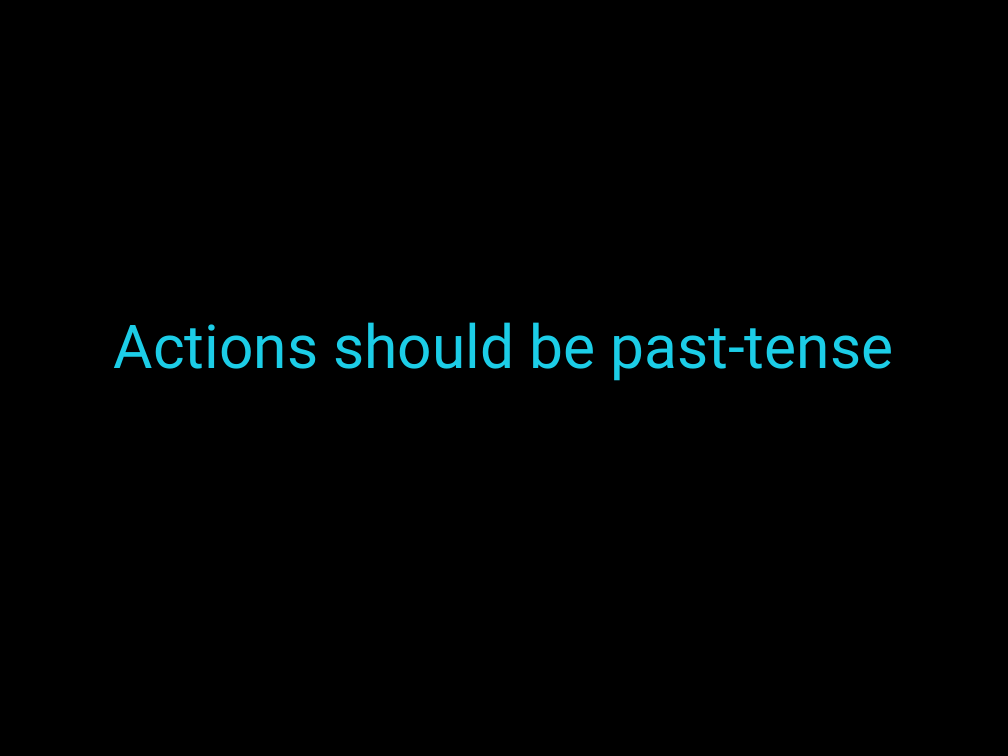
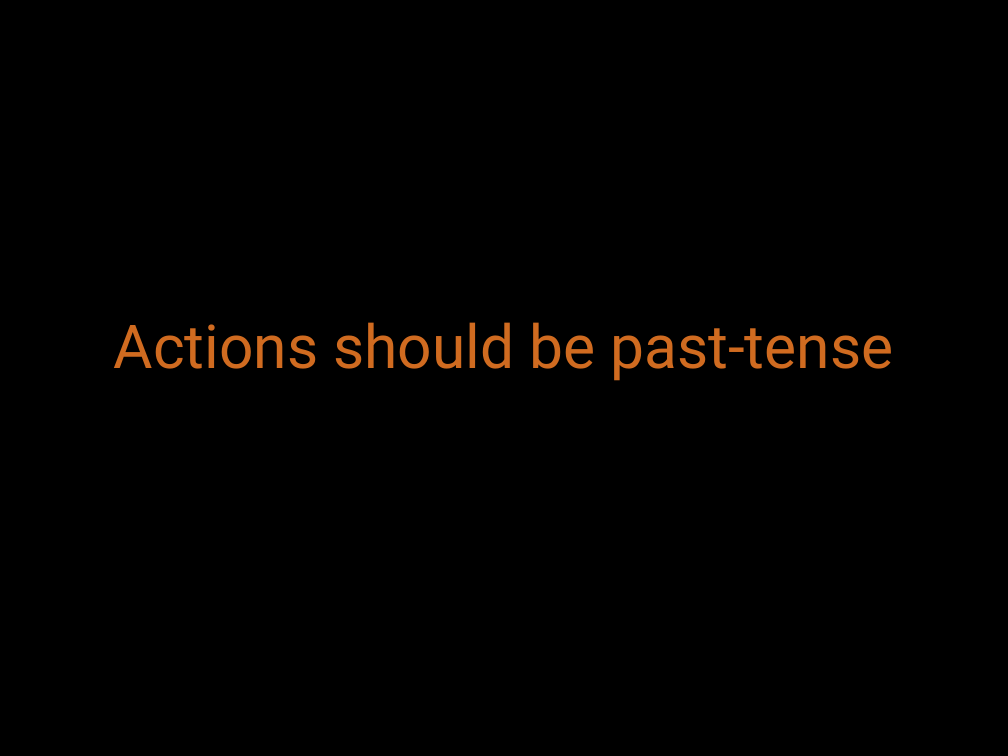
Before and after one commit to pmaccart/react-chicago-building-with-flux, a slide deck: slide 22 of building_with_flux.pptx. Drawn at 1008x756 pixels with LibreOffice and Linux fonts; fonts in the diff are those of the drawing. Boxes give left, top, right and bottom in pixels: in the first picture for what was removed or moved away, otherwise in the second. Text is boxed around its words. In the diff, an @@ line names an element or a change of style, - is before the commit and + after.

```diff
--- a/building_with_flux.pptx
+++ b/building_with_flux.pptx
@@ title "Actions should be past-tense" at (114, 322, 893, 381): text colour #1CCDE7 to #D06B20 @@
```
Also in this commit, not shown: 1 other slide changed.
